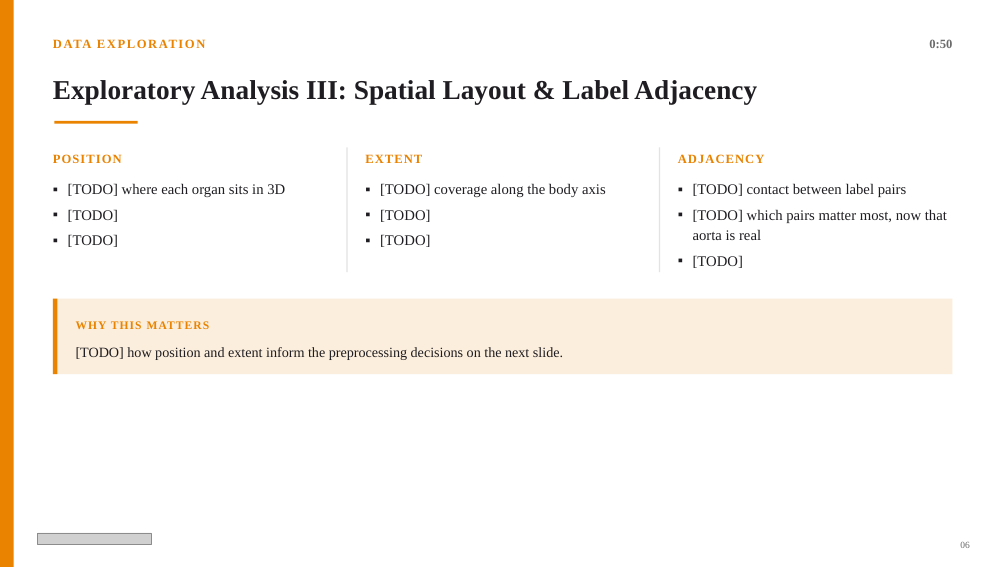
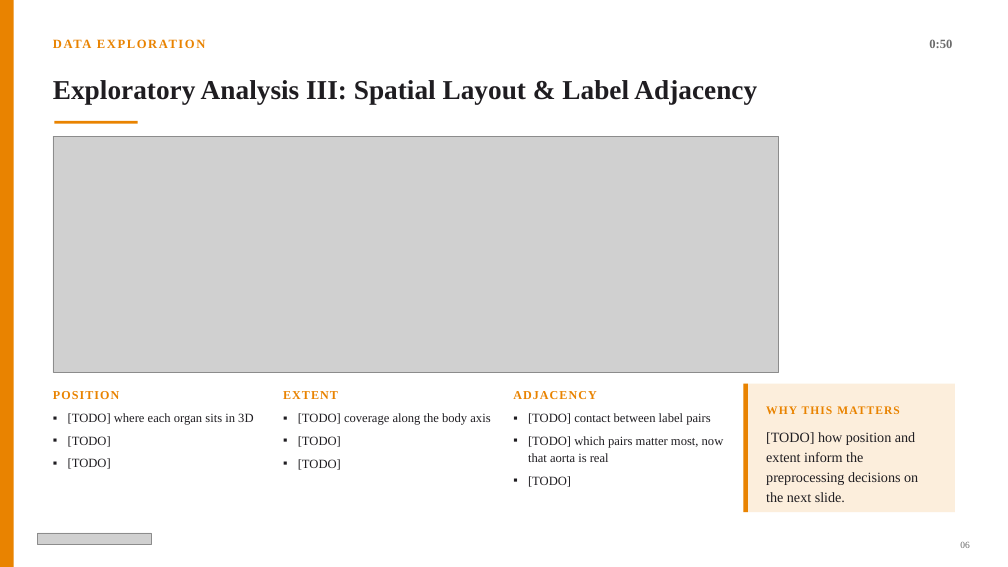
Before and after one commit to HKervadec/ai4mi_project, a slide deck: slide 7 of deck/midproject_outline.pptx. Drawn at 1008x567 pixels with LibreOffice and Linux fonts; fonts in the diff are those of the drawing; grey boxes stand for pictures. Boxes give left, top, right and bottom in pixels: in the first picture for what was removed or moved away, otherwise in the second. Text is boxed around its words. In the diff, an @@ line names an element or a change of style, - is before the commit and + after.

Commit message:
Deck: organ position and extent figure on the spatial slide

```diff
--- a/deck/midproject_outline.pptx
+++ b/deck/midproject_outline.pptx
@@ picture added at box(53, 136, 779, 373) @@
@@ rectangle removed at box(346, 147, 347, 272) @@
@@ rectangle removed at box(659, 147, 660, 272) @@
@@ rectangle removed at box(53, 299, 953, 374) @@
@@ rectangle removed at box(53, 299, 57, 374) @@
@@ text "POSITION": place and size @@
-text "POSITION" at box(53, 154, 122, 163)
+text "POSITION" at box(53, 391, 119, 399)
@@ text "EXTENT": place and size @@
-text "EXTENT" at box(365, 154, 422, 163)
+text "EXTENT" at box(283, 391, 338, 399)
@@ size 12 to 11.5 pt in 3 elements at box(283, 391, 338, 399), box(53, 391, 119, 399), box(513, 391, 597, 399) @@
@@ text "ADJACENCY": place and size @@
-text "ADJACENCY" at box(678, 154, 765, 163)
+text "ADJACENCY" at box(513, 391, 597, 399)
@@ rectangle added at box(744, 384, 955, 513), fill #FCEEDC @@
@@ rectangle added at box(744, 384, 749, 513), fill #E98300 @@
@@ text "[TODO] where each organ sits ...": place and size @@
-text "[TODO] where each organ sits ..." at box(68, 183, 285, 247)
+text "[TODO] where each organ sits ..." at box(68, 413, 253, 469)
@@ text "[TODO] coverage along the body ...": place and size @@
-text "[TODO] coverage along the body ..." at box(380, 183, 606, 247)
+text "[TODO] coverage along the body ..." at box(298, 413, 490, 470)
@@ size 14 to 12 pt in 3 elements at box(298, 413, 490, 470), box(68, 413, 253, 469), box(528, 413, 724, 487) @@
@@ text "[TODO] contact between label pairs": place and size @@
-text "[TODO] contact between label pairs" at box(693, 183, 947, 268)
+text "[TODO] contact between label pairs" at box(528, 413, 724, 487)
@@ text "WHY THIS MATTERS": place and size @@
-text "WHY THIS MATTERS" at box(76, 321, 210, 329)
+text "WHY THIS MATTERS" at box(766, 406, 900, 414)
@@ text "[TODO] how position and extent ..." rewrapped from box(76, 347, 563, 360) to box(766, 432, 918, 502) @@
```
